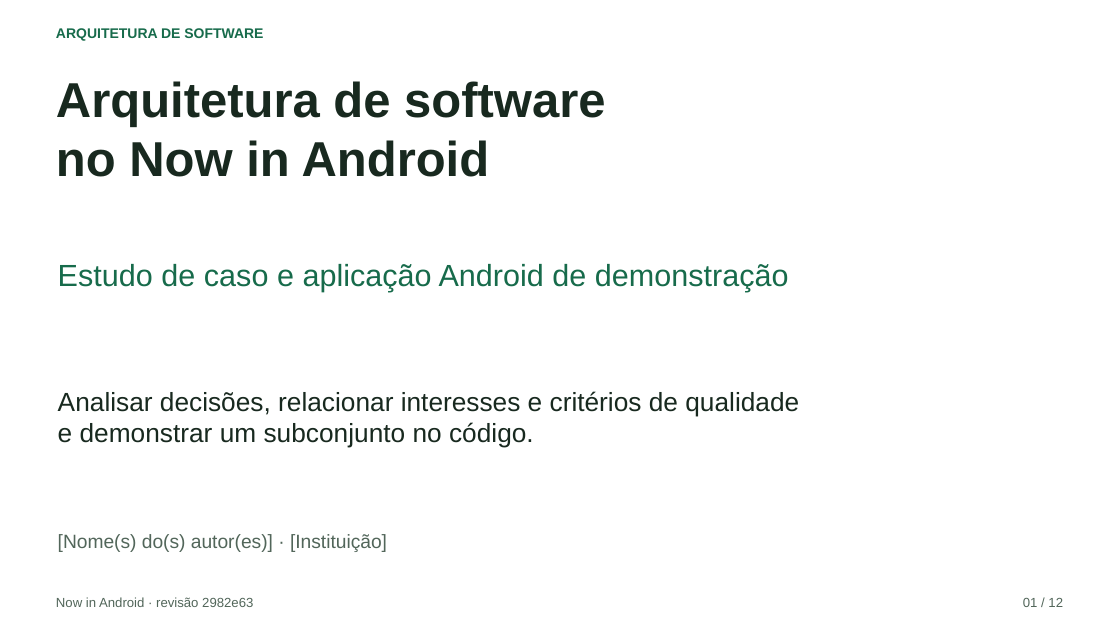
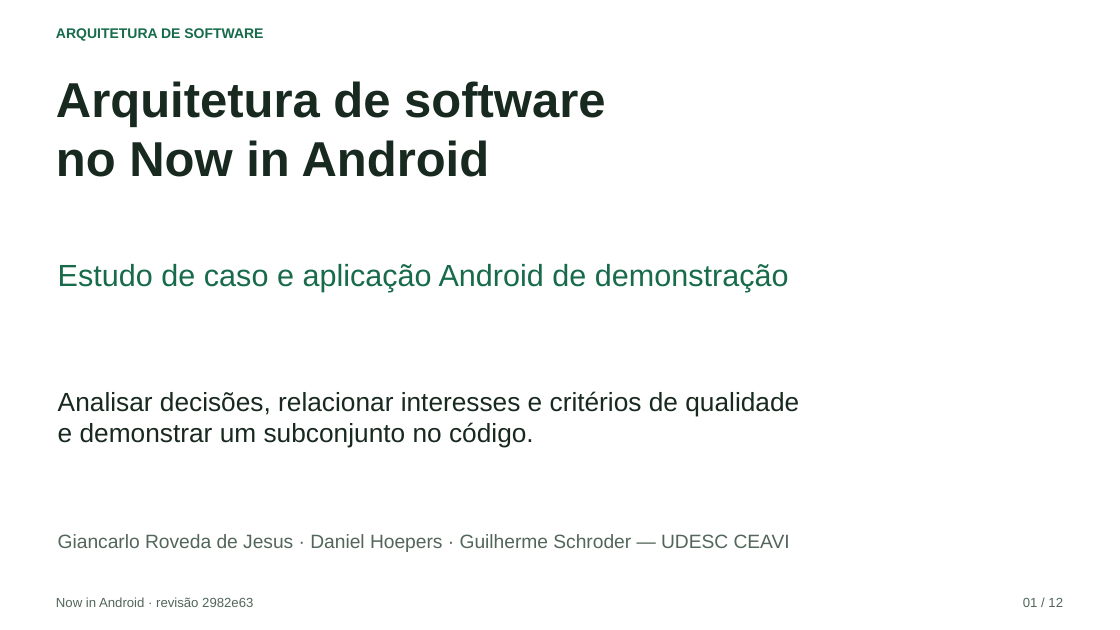
Before and after one commit to guilhermeschr/trabalho-arquitetura-software, a slide deck: slide 1 of apresentacao/apresentacao.pptx. Drawn at 1120x630 pixels with LibreOffice and Linux fonts; fonts in the diff are those of the drawing. Boxes give left, top, right and bottom in pixels: in the first picture for what was removed or moved away, otherwise in the second. Text is boxed around its words. In the diff, an @@ line names an element or a change of style, - is before the commit and + after.

```diff
--- a/apresentacao/apresentacao.pptx
+++ b/apresentacao/apresentacao.pptx
@@ text at [58,534,790,552]: text changed @@
-[Nome(s) do(s) autor(es)] · [Instituição]
+Giancarlo Roveda de Jesus · Daniel Hoepers · Guilherme Schroder — UDESC CEAVI
```
Also in this commit, not shown: 24 other files.
